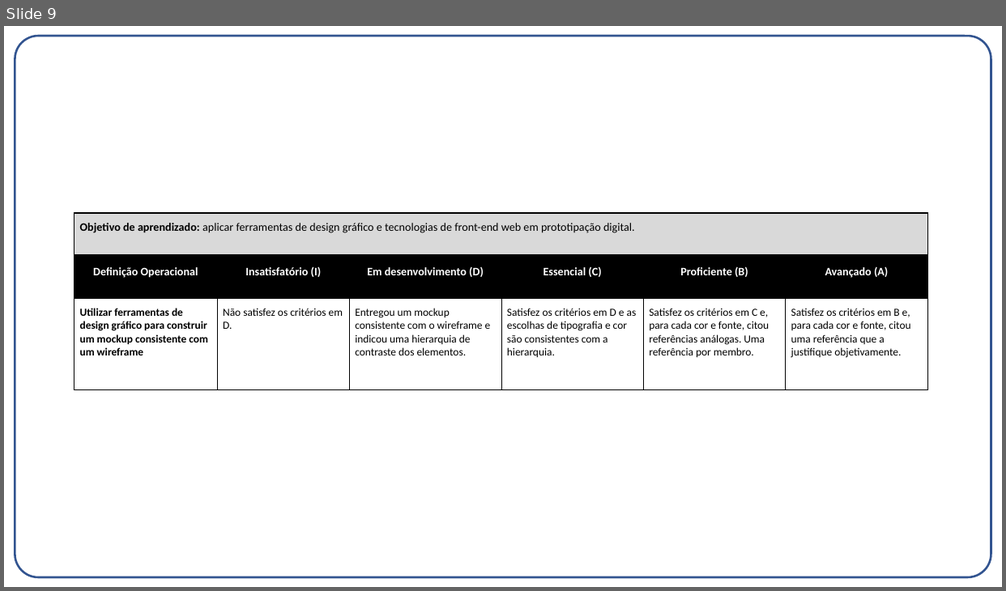
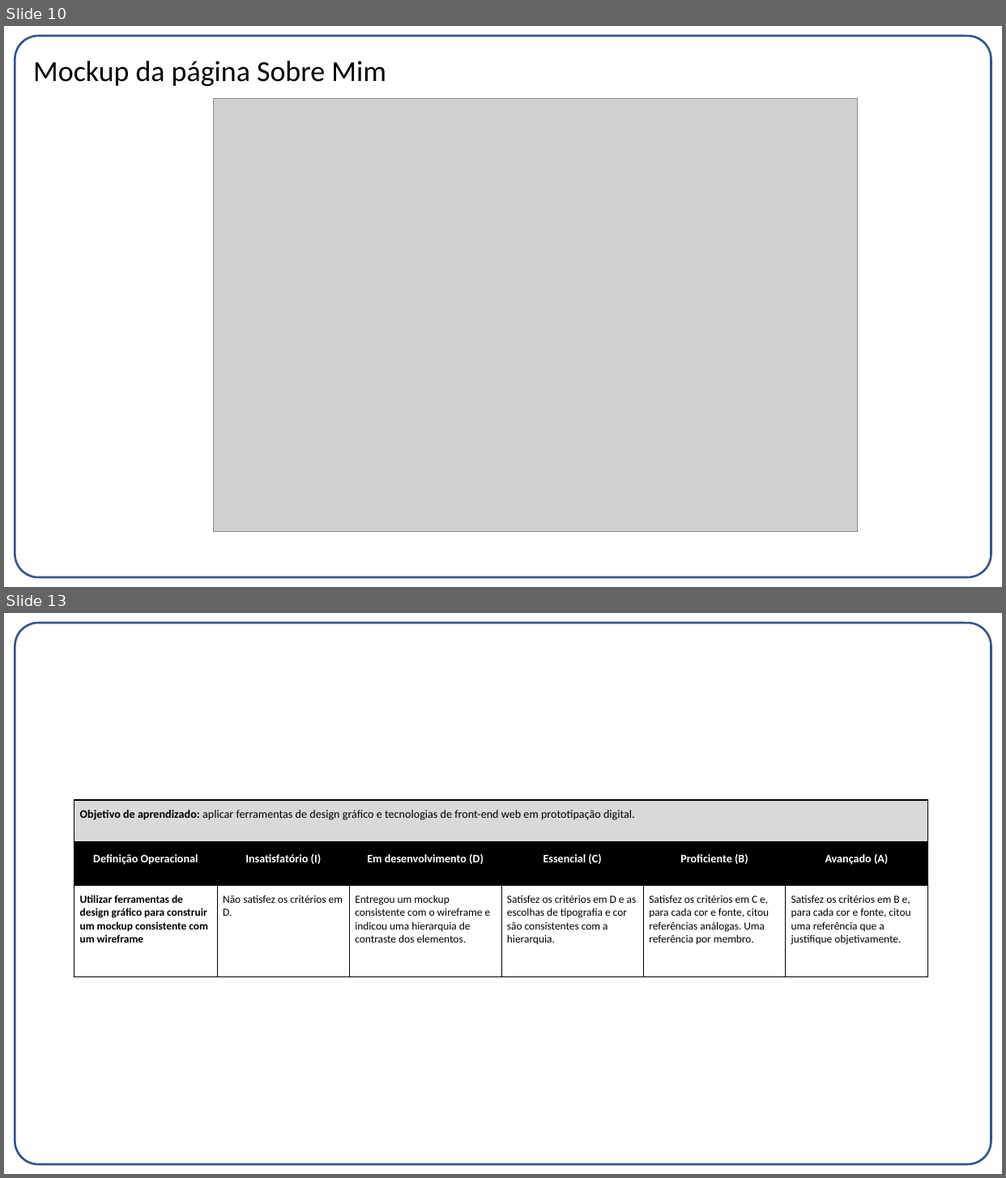
Before and after one commit to gabrielvf1/Co-Design-Projeto-1, a slide deck: Entrega03.pptx. Shown one above the other, each under a label of ours: slide 9 before the commit, slides 10 and 13 after it; the slides between them are not shown. The pictures are 1006x591 and 1006x1178 pixels, drawn with LibreOffice and Linux fonts; fonts in the diff are those of the drawing; grey boxes stand for pictures. Boxes give left, top, right and bottom in pixels: in the first picture for what was removed or moved away, otherwise in the second. Text is boxed around its words. In the diff, an @@ line names an element or a change of style, - is before the commit and + after.

```diff
--- a/Entrega03.pptx
+++ b/Entrega03.pptx
@@ slide 10 added at [4,26,1002,587], background #FFFFFF; not listed: 1 template element that a slide beside it also shows @@
@@ title added at [33,61,386,86], 28 pt, text #000000 @@
+Mockup da página Sobre Mim
@@ picture added at [214,99,857,532] @@
@@ what was slide 9 is now slide 13 @@
```
Also in this commit, not shown: 3 slides changed, 6 other slides added, 3 slides removed, 8 other files.
